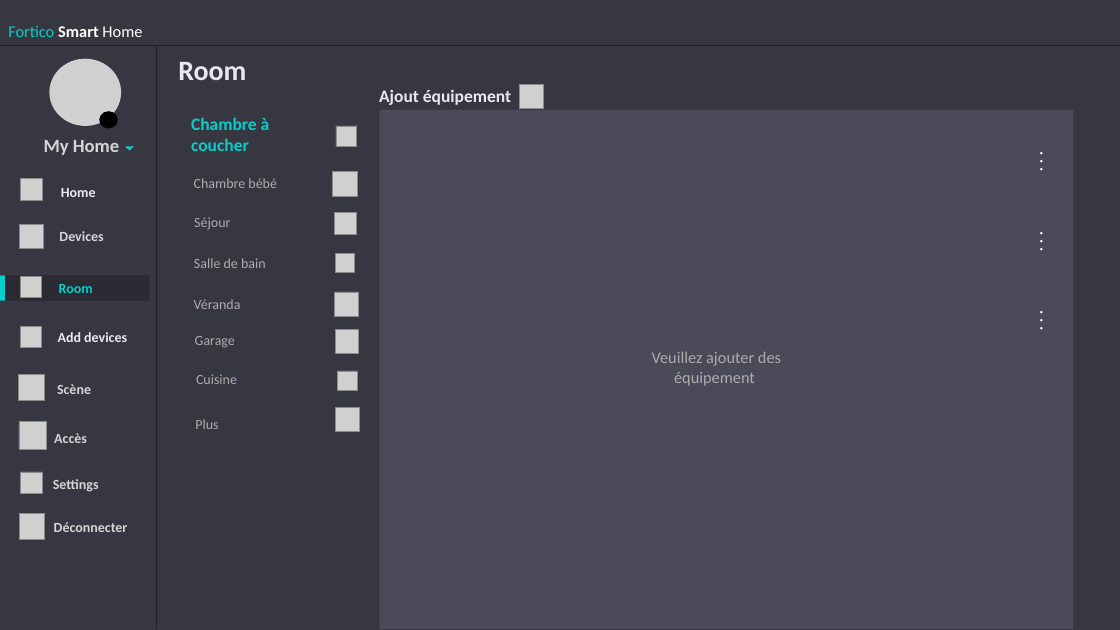
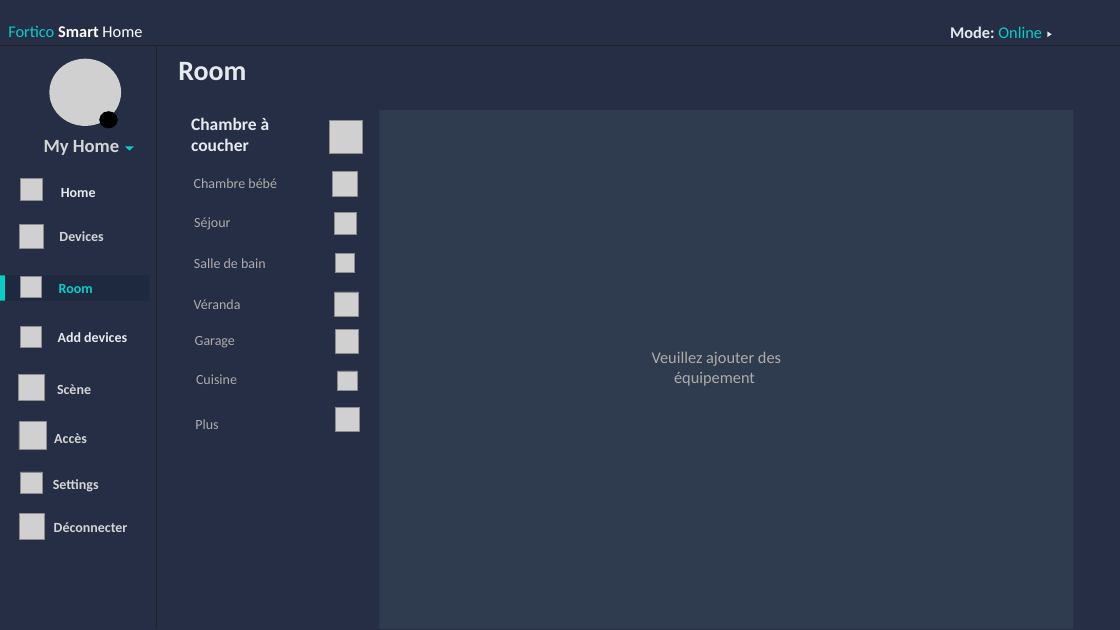
Before and after one commit to Fortuno-tech/Software, a slide deck: slide 23 of UI-model/UI design Fortico.pptx (slide 24 before the commit). Drawn at 1120x630 pixels with LibreOffice and Linux fonts; fonts in the diff are those of the drawing; grey boxes stand for pictures; background and template pictures are left out. Boxes give left, top, right and bottom in pixels: in the first picture for what was removed or moved away, otherwise in the second. Text is boxed around its words. In the diff, an @@ line names an element or a change of style, - is before the commit and + after.

Commit message:
Mise à jour main et ajout icone

```diff
--- a/UI-model/UI design Fortico.pptx
+++ b/UI-model/UI design Fortico.pptx
@@ rectangle at [0,0,1120,630]: fill #373742 to #252E44 @@
@@ text added at [950,26,1042,38], 14 pt, text #07CEC9 @@
+Mode: Online
@@ triangle added at [1048,31,1052,37], fill #E6EAEE @@
@@ picture removed at [519,84,544,108] @@
@@ text "Chambre à coucher" at [191,117,270,151]: text colour #07CEC9 to #E6EAEE @@
@@ text removed at [379,90,511,105] @@
-Ajout équipement
@@ rectangle at [380,110,1074,629]: fill #4A4A58 to #2F3C4F @@
@@ picture added at [329,121,362,154] @@
@@ picture removed at [336,126,357,147] @@
@@ text removed at [1032,131,1061,193] @@
-. . .
@@ text removed at [1032,211,1061,273] @@
-. . .
@@ rectangle "Room" at [3,276,150,301]: fill #2A2A32 to #1E293F @@
@@ text removed at [1032,290,1061,352] @@
-. . .
```
Also in this commit, not shown: 25 other slides changed, 4 other files.
